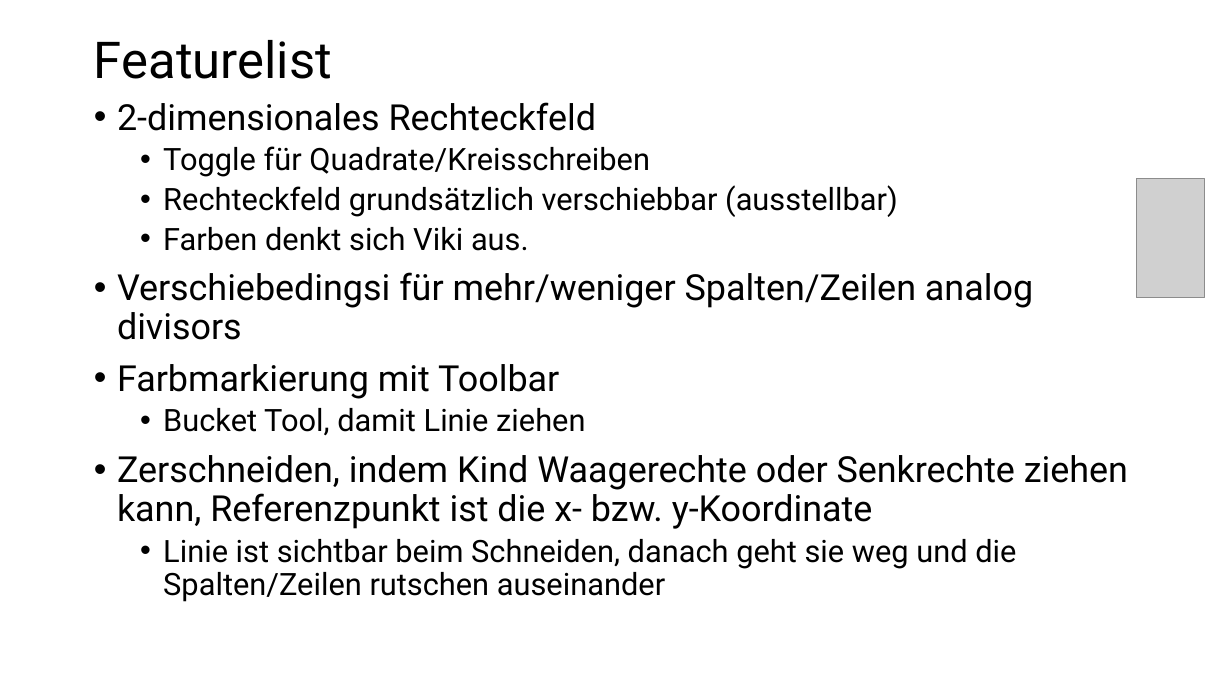
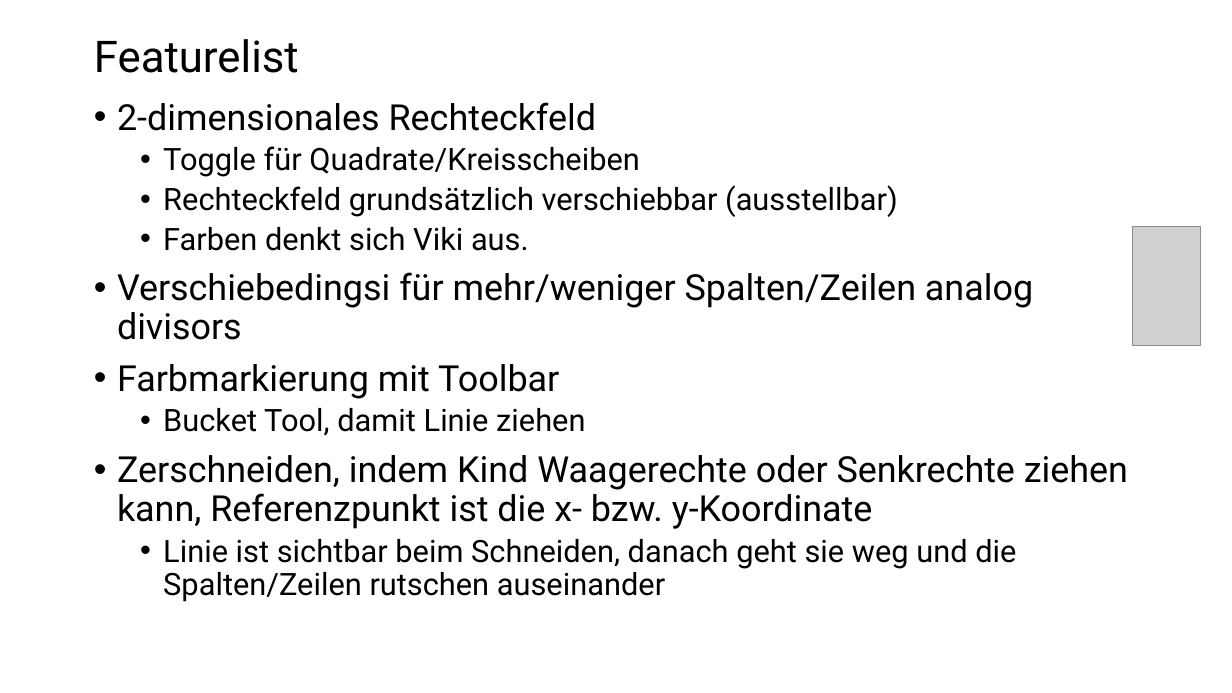
Before and after one commit to MismatchEta/divomath-VAMs, a slide deck: slide 2 of v4.0.0/Überlegungen_Rechteckfeld_250430.pptx. Drawn at 1232x693 pixels with LibreOffice and Linux fonts; fonts in the diff are those of the drawing; grey boxes stand for pictures. Boxes give left, top, right and bottom in pixels: in the first picture for what was removed or moved away, otherwise in the second. Text is boxed around its words. In the diff, an @@ line names an element or a change of style, - is before the commit and + after.

```diff
--- a/v4.0.0/Überlegungen_Rechteckfeld_250430.pptx
+++ b/v4.0.0/Überlegungen_Rechteckfeld_250430.pptx
@@ title "Featurelist" at (x1=94, y1=39, x2=299, y2=73): size 39.6 to 34.1 pt; line spacing 0.9 to 0.7 @@
@@ text at (x1=163, y1=146, x2=640, y2=177): text changed @@
-  • Toggle für Quadrate/Kreisschreiben
+  • Toggle für Quadrate/Kreisscheiben
@@ picture moved from (x1=1137, y1=178, x2=1205, y2=298) to (x1=1132, y1=226, x2=1201, y2=346) @@
```
Also in this commit, not shown: 16 other slides changed, 16 other files.
